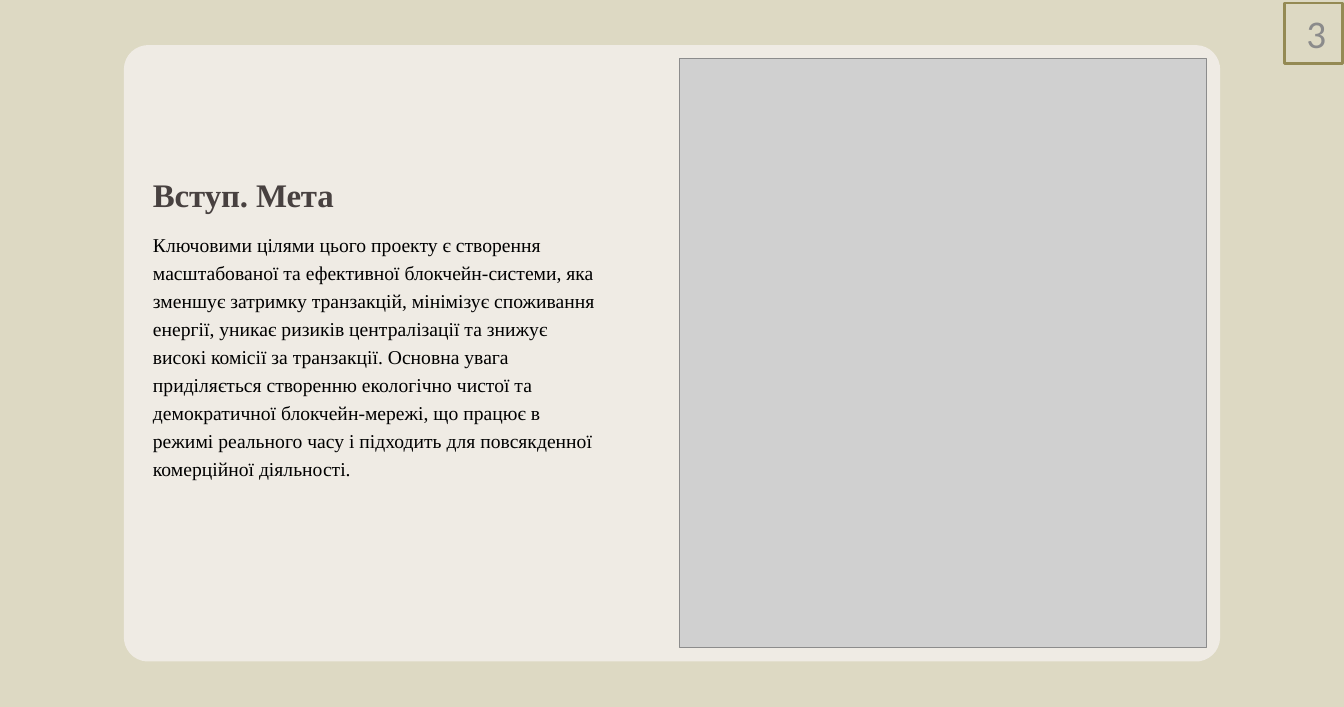
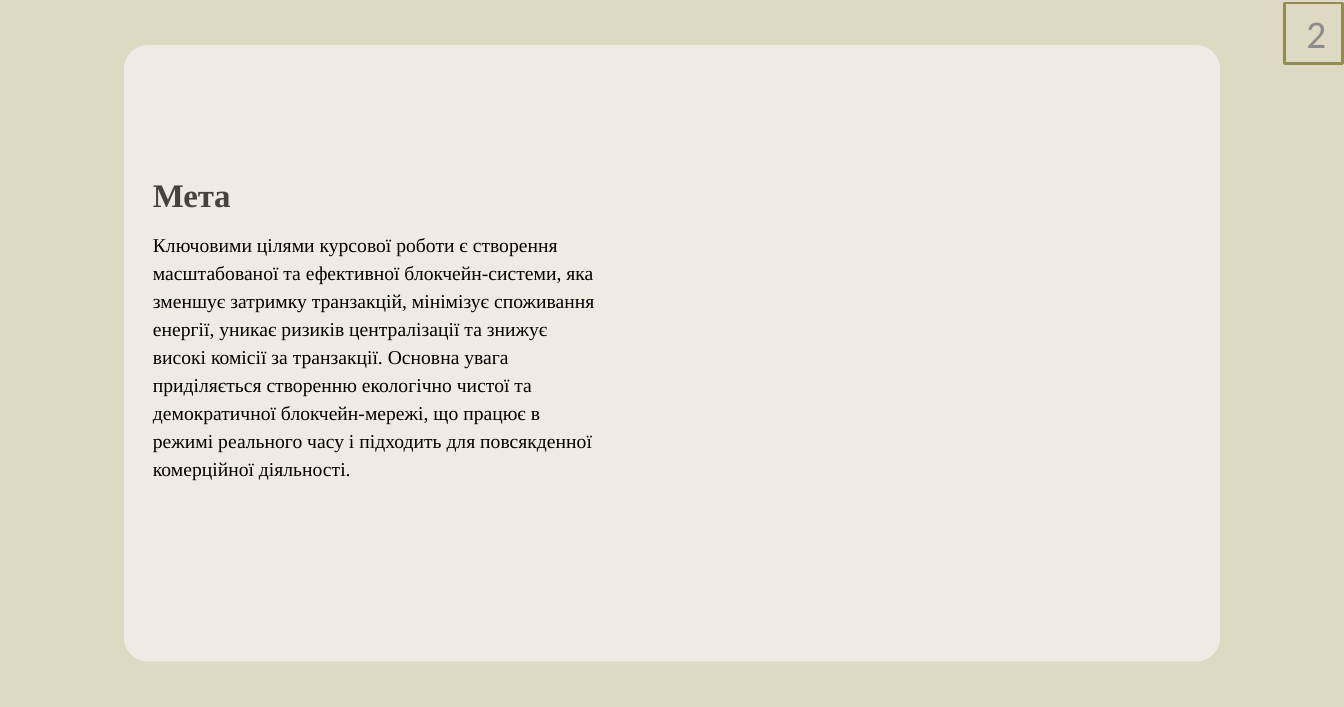
Before and after one commit to Sunr1s/BlockChain, a slide deck: slide 2 of blokchejn-platforma-dlya-avtomatizovanoyi-platizhnoyi-sistemi-zahist-zvitu-z-tehnologichnoyi-praktiki-2023-5-30-16-16-39.pptx (slide 3 before the commit). Drawn at 1344x707 pixels with LibreOffice and Linux fonts; fonts in the diff are those of the drawing; grey boxes stand for pictures. Boxes give left, top, right and bottom in pixels: in the first picture for what was removed or moved away, otherwise in the second. Text is boxed around its words. In the diff, an @@ line names an element or a change of style, - is before the commit and + after.

```diff
--- a/blokchejn-platforma-dlya-avtomatizovanoyi-platizhnoyi-sistemi-zahist-zvitu-z-tehnologichnoyi-praktiki-2023-5-30-16-16-39.pptx
+++ b/blokchejn-platforma-dlya-avtomatizovanoyi-platizhnoyi-sistemi-zahist-zvitu-z-tehnologichnoyi-praktiki-2023-5-30-16-16-39.pptx
@@ page number at <box>1306,23,1326,48</box>: text changed @@
-3
+2
@@ picture removed at <box>680,58,1207,647</box> @@
@@ title at <box>153,185,231,208</box>: text changed @@
-Вступ. Мета
+Мета
@@ text at <box>153,238,594,481</box>: text changed @@
-Ключовими цілями цього проекту є створення масштабованої та ефективної блокчейн-системи, яка зменшує затримку транзакцій, мінімізує споживання енергії, уникає ризиків централізації та знижує високі комісії за транзакції. Основна увага приділяється створенню екологічно чистої та демократичної блокчейн-мережі, що працює в режимі реального часу і підходить для повсякденної комерційної діяльності.
+Ключовими цілями курсової роботи є створення масштабованої та ефективної блокчейн-системи, яка зменшує затримку транзакцій, мінімізує споживання енергії, уникає ризиків централізації та знижує високі комісії за транзакції. Основна увага приділяється створенню екологічно чистої та демократичної блокчейн-мережі, що працює в режимі реального часу і підходить для повсякденної комерційної діяльності.
```
Also in this commit, not shown: 1 other slide changed, 1 slide added, 2 slides removed.
